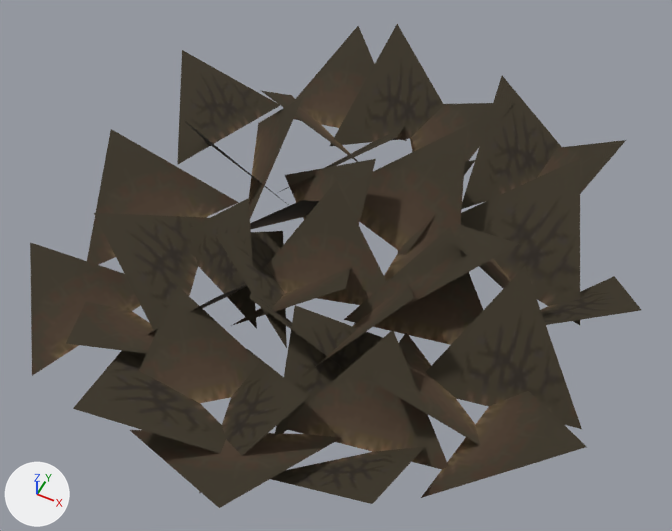
The glTF model docs/assets/models/decor/dec_dry_grass_09_83313.glb: old version first, new version second.
Camera for both pictures: a 50 mm lens placed at (11.545, -1.195, 1.885), pointed at (10.833, 0.228, 0.105). The lights are fixed; the arrows at lower left show +X, +Y and +Z. The picture after the commit comes second. Where no turn or scale is listed for an object, it has been applied to the vertices.

Objects in the first picture: 'dry_grass_09_mesh'.
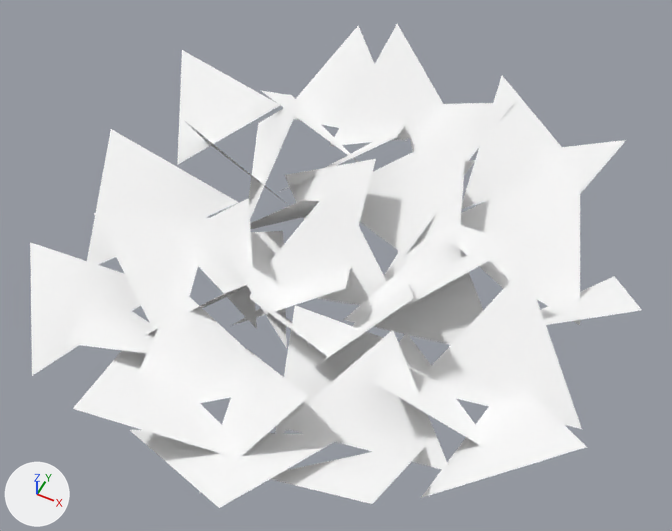
What differs and where, as boxes [x1, y1, x2, y2] in the pictures (672 x 531 px):
'dry_grass_09_mesh', recoloured (lighter): [30, 24, 641, 508] in both

The change, as a diff of the scene's bpy script:
```diff
--- a/docs/assets/models/decor/dec_dry_grass_09_83313.glb.py
+++ b/docs/assets/models/decor/dec_dry_grass_09_83313.glb.py
@@ mat_desert_cutout @@
+mat_desert_cutout = principled_material('desert_cutout')
+mat_desert_cutout.base_color = (1.0, 1.0, 1.0)  # white #ffffff
+mat_desert_cutout.roughness = 0.9
@@ me_dry_grass_09 @@
 me_dry_grass_09.from_pydata(...)  # 120 vertices, 40 faces; spans x -0.73..0.76, y -0.9..0.7, z 0.0..0.28
-me_dry_grass_09.materials.append(mat_desert_mat_decoration_cutout)
+me_dry_grass_09.materials.append(mat_desert_cutout)  # white #ffffff
```
